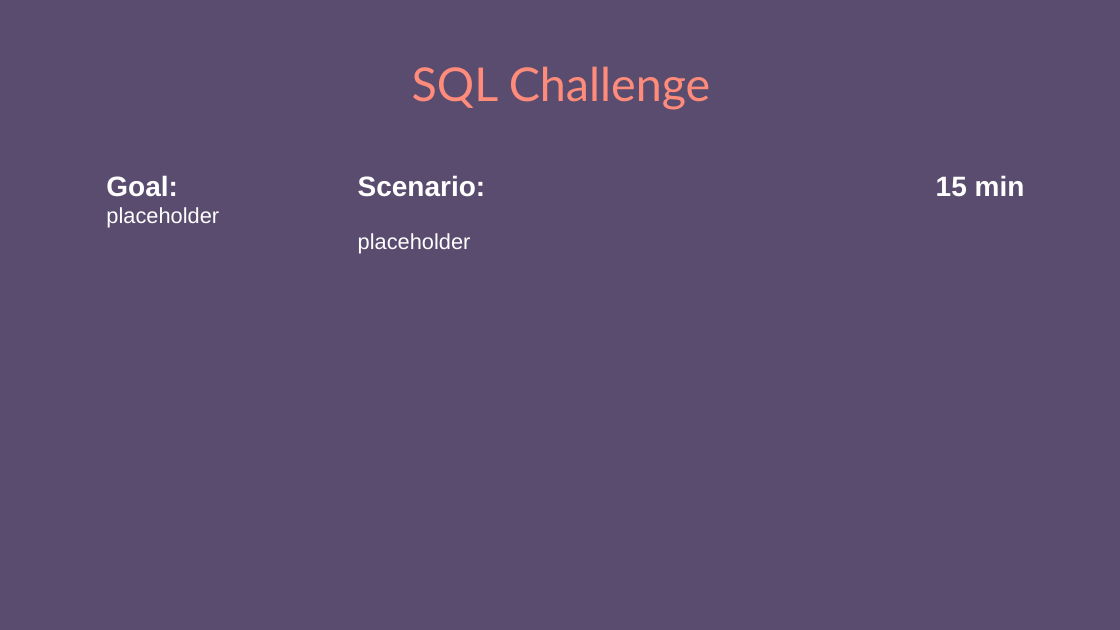
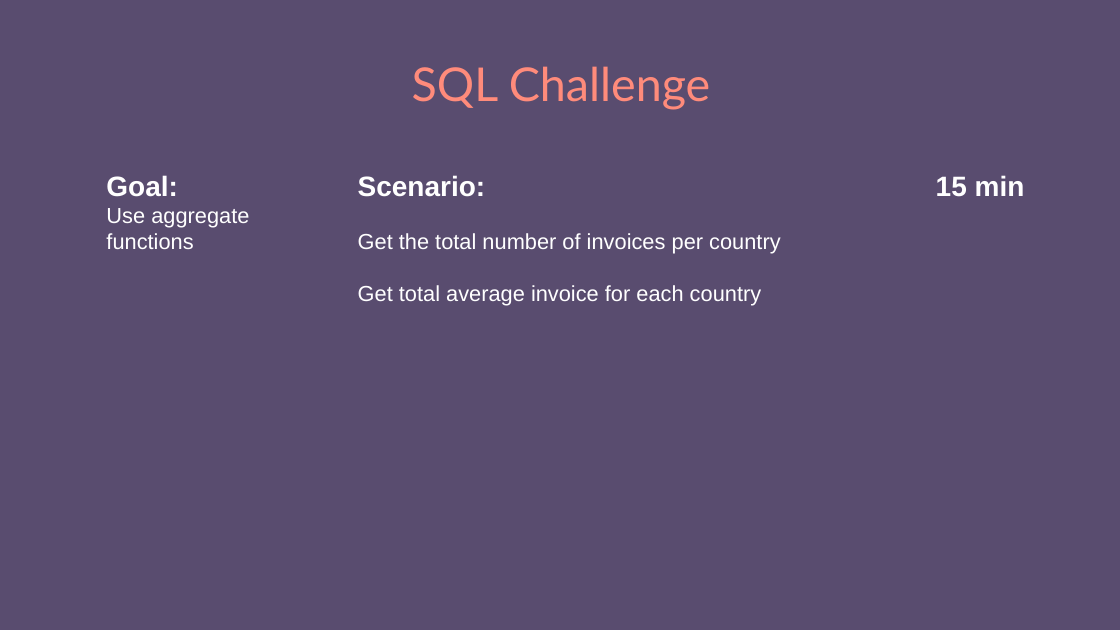
Before and after one commit to e-m-wilson/dotnet, a slide deck: slide 65 of Resources-Notes-Ppts/SQL/SQL_MSSQL.pptx. Drawn at 1120x630 pixels with LibreOffice and Linux fonts; fonts in the diff are those of the drawing. Boxes give left, top, right and bottom in pixels: in the first picture for what was removed or moved away, otherwise in the second. Text is boxed around its words. In the diff, an @@ line names an element or a change of style, - is before the commit and + after.

```diff
--- a/Resources-Notes-Ppts/SQL/SQL_MSSQL.pptx
+++ b/Resources-Notes-Ppts/SQL/SQL_MSSQL.pptx
@@ text at [106, 208, 249, 249]: text changed @@
-placeholder
+Use aggregate functions
@@ text at [358, 233, 780, 306]: text changed @@
-placeholder
+Get the total number of invoices per country
+Get total average invoice for each country
```
Also in this commit, not shown: 1 other slide changed, 1 slide added, 1 slide removed, 6 other files.
